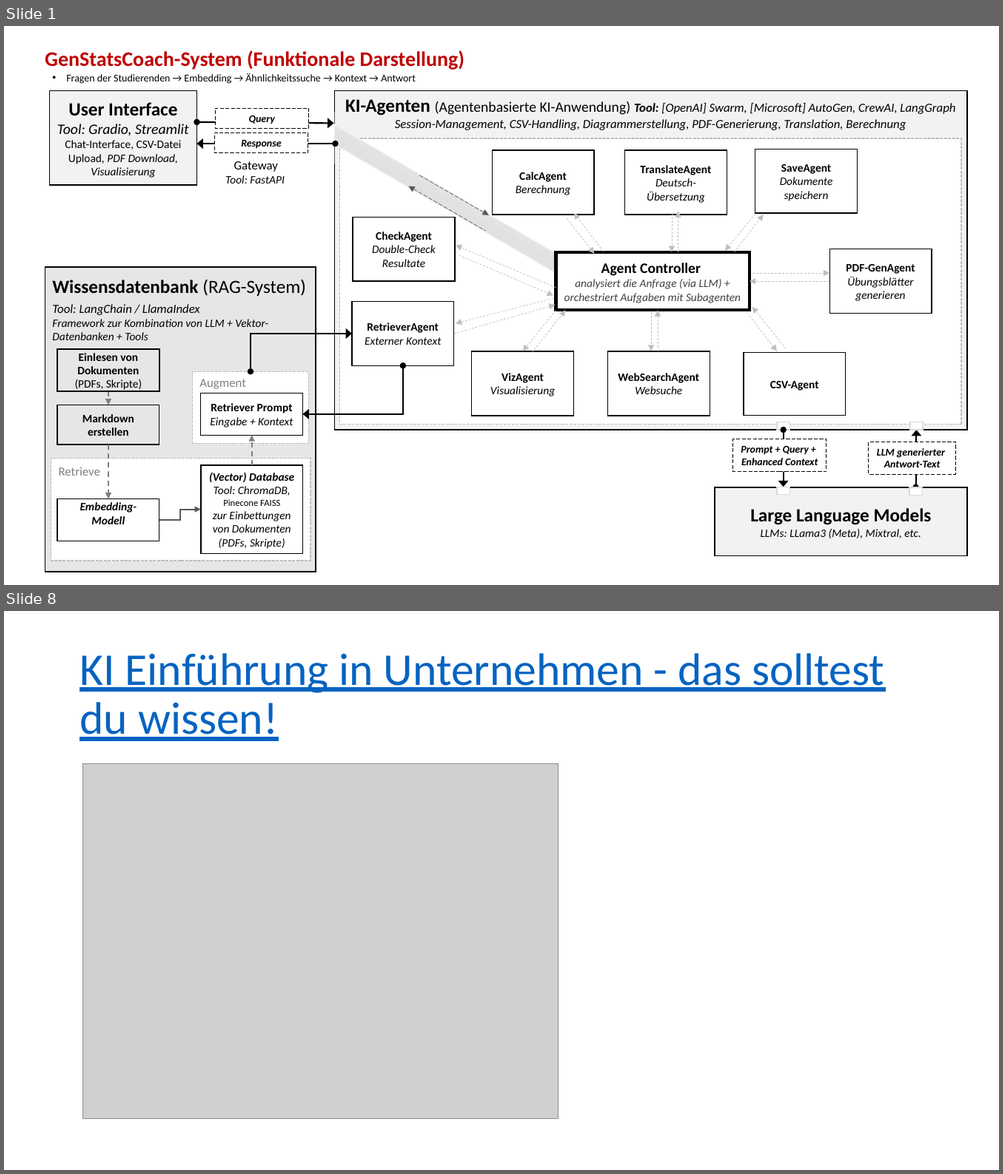
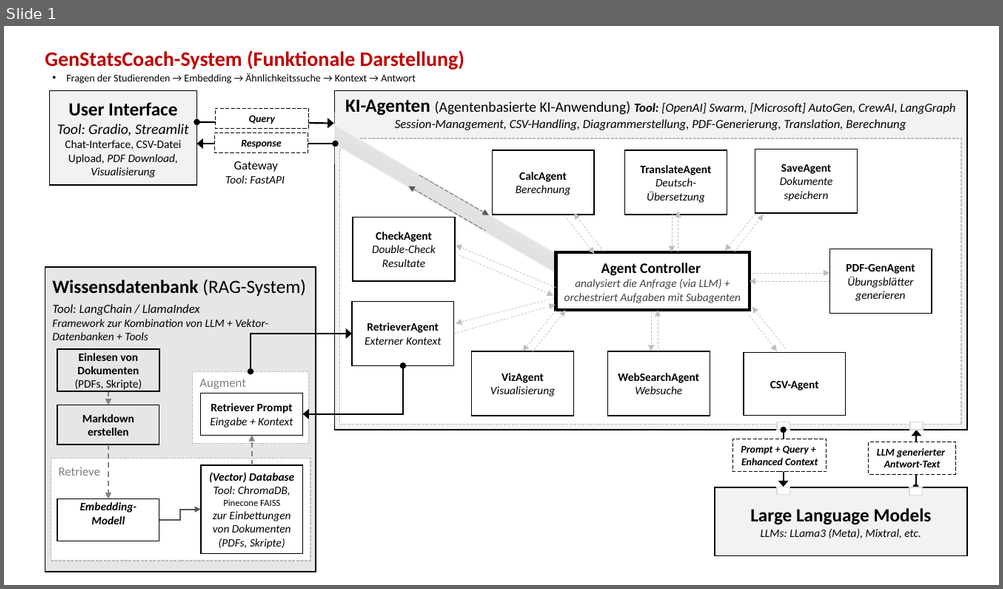
Before and after one commit to paedeweber/test, a slide deck: test.pptx. Shown one above the other, each under a label of ours: slides 1 and 8 before the commit, slide 1 after it; the slides between them are not shown. The pictures are 1003x1174 and 1003x589 pixels, drawn with LibreOffice and Linux fonts; fonts in the diff are those of the drawing; grey boxes stand for pictures. Boxes give left, top, right and bottom in pixels: in the first picture for what was removed or moved away, otherwise in the second. Text is boxed around its words. In the diff, an @@ line names an element or a change of style, - is before the commit and + after.

```diff
--- a/test.pptx
+++ b/test.pptx
@@ slide 8 removed at [4, 611, 999, 1170], background #FFFFFF @@
@@ title removed at [79, 653, 884, 741] @@
-KI Einführung in Unternehmen - das solltest du wissen!
@@ picture removed at [83, 764, 558, 1119] @@
```
Also in this commit, not shown: 6 other slides removed.
